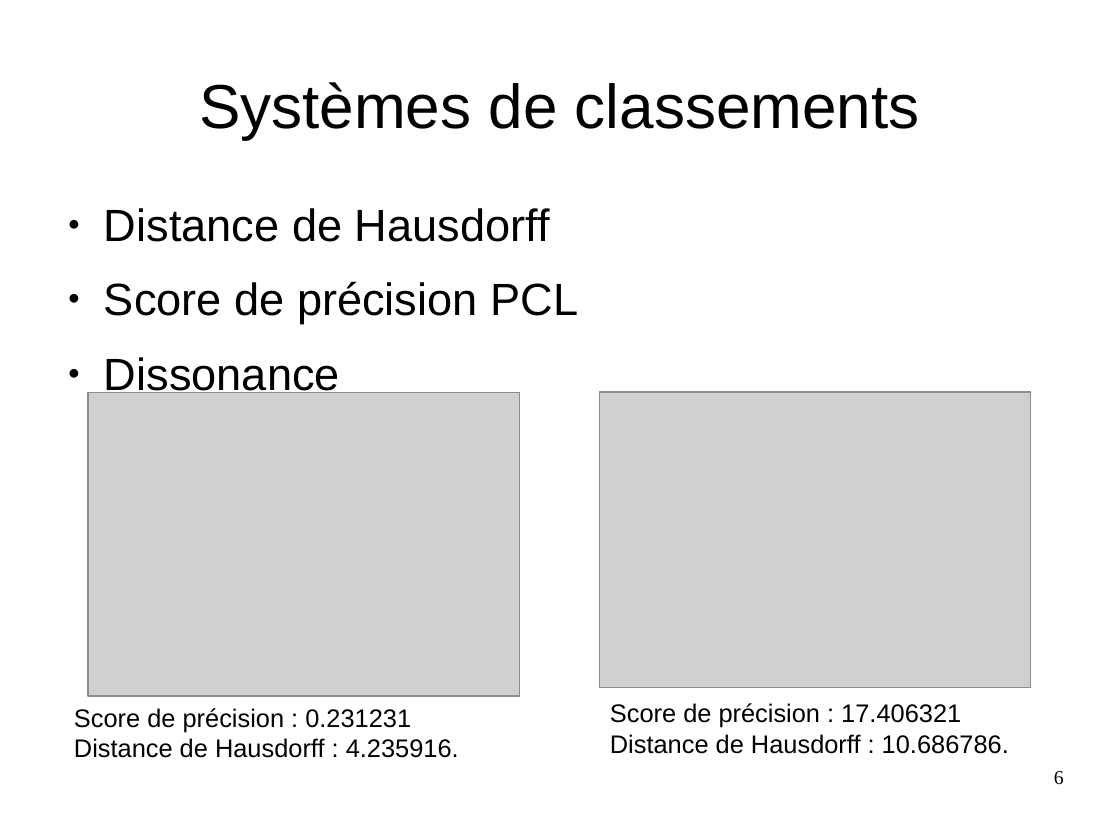
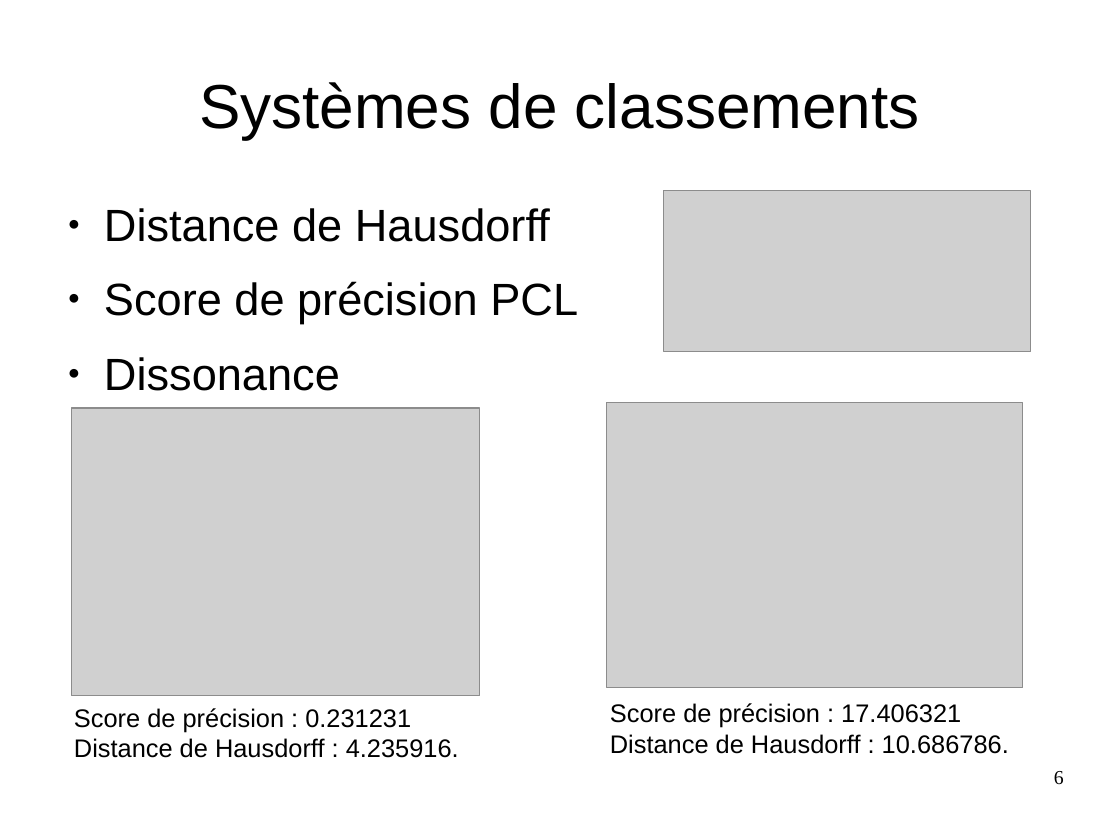
Before and after one commit to MABILYJohan/TER_Recalage_multi_points, a slide deck: slide 6 of Rapports et diapos/Diapositive_TER.odp. Drawn at 1120x840 pixels with LibreOffice and Linux fonts; fonts in the diff are those of the drawing; grey boxes stand for pictures; background and template pictures are left out. Boxes give left, top, right and bottom in pixels: in the first picture for what was removed or moved away, otherwise in the second. Text is boxed around its words. In the diff, an @@ line names an element or a change of style, - is before the commit and + after.

```diff
--- a/Rapports et diapos/Diapositive_TER.odp
+++ b/Rapports et diapos/Diapositive_TER.odp
@@ picture added at (665, 191, 1032, 353) @@
@@ picture: place and size @@
-picture at (88, 392, 519, 696)
+picture at (71, 409, 480, 696)
@@ picture: place and size @@
-picture at (601, 392, 1032, 688)
+picture at (607, 402, 1022, 688)
```
Also in this commit, not shown: 1 other slide changed.
